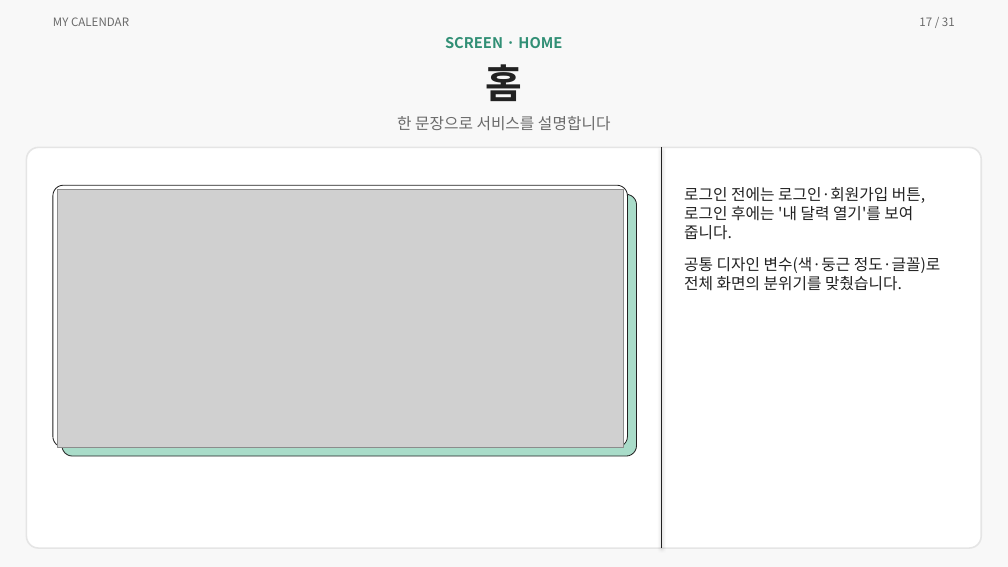
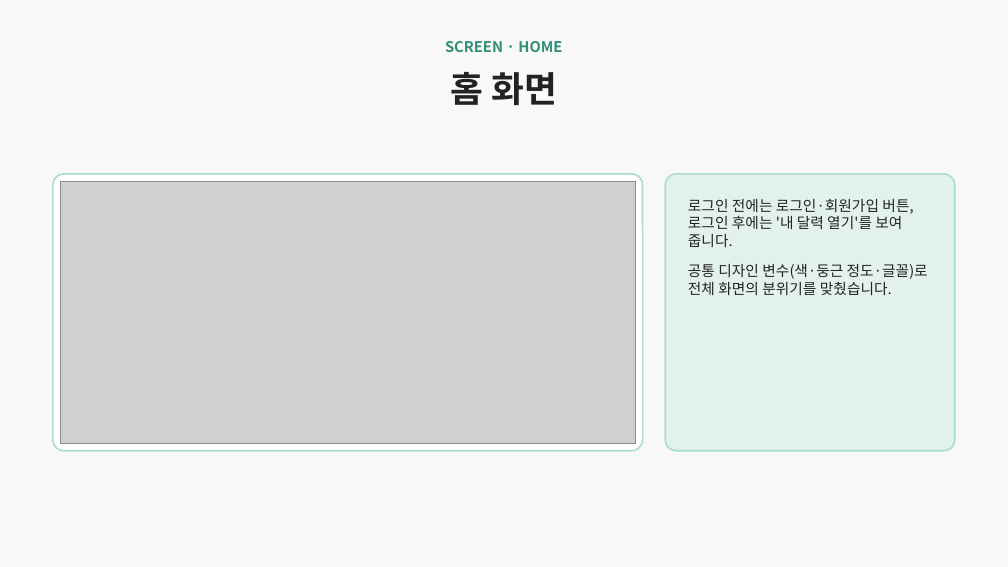
Before and after one commit to ho8566z/calendar-bot_word, a slide deck: slide 15 of ppt/개인 프로젝트.pptx (slide 17 before the commit). Drawn at 1008x567 pixels with LibreOffice and Linux fonts; fonts in the diff are those of the drawing; grey boxes stand for pictures. Boxes give left, top, right and bottom in pixels: in the first picture for what was removed or moved away, otherwise in the second. Text is boxed around its words. In the diff, an @@ line names an element or a change of style, - is before the commit and + after.

```diff
--- a/ppt/개인 프로젝트.pptx
+++ b/ppt/개인 프로젝트.pptx
@@ text removed at box(53, 17, 129, 26) @@
-MY CALENDAR
@@ text removed at box(919, 17, 955, 26) @@
-17 / 31
@@ text "SCREEN · HOME": place and size @@
-text "SCREEN · HOME" at box(445, 37, 562, 48)
+text "SCREEN · HOME" at box(445, 41, 562, 52)
@@ text at box(451, 72, 557, 105): text changed; size 38 to 34 pt @@
-홈
+홈 화면
@@ text removed at box(397, 116, 611, 130) @@
-한 문장으로 서비스를 설명합니다
@@ rounded rectangle removed at box(26, 147, 982, 548) @@
@@ line removed from (662, 147) to (662, 548) @@
@@ rounded rectangle: place and size @@
-rounded rectangle at box(53, 185, 628, 447)
+rounded rectangle at box(53, 174, 643, 451)
@@ rounded rectangle at box(53, 174, 643, 451): outline #222222 0.8 pt to #A9DCC9 1.5 pt @@
@@ rounded rectangle added at box(665, 174, 955, 451), fill #E3F1EB, outline #A9DCC9 1.5 pt @@
@@ picture: place and size @@
-picture at box(57, 190, 623, 448)
+picture at box(60, 181, 635, 443)
@@ rounded rectangle removed at box(62, 194, 637, 456) @@
@@ text "로그인 전에는 로그인·회원가입 버튼, 로그인 ...": place and size @@
-text "로그인 전에는 로그인·회원가입 버튼, 로그인 ..." at box(684, 187, 941, 291)
+text "로그인 전에는 로그인·회원가입 버튼, 로그인 ..." at box(688, 199, 928, 295)
@@ text "로그인 전에는 로그인·회원가입 버튼, 로그인 ..." at box(688, 199, 928, 295): size 15 to 14 pt @@
```
Also in this commit, not shown: 26 other slides changed, 2 slides added, 4 slides removed.
